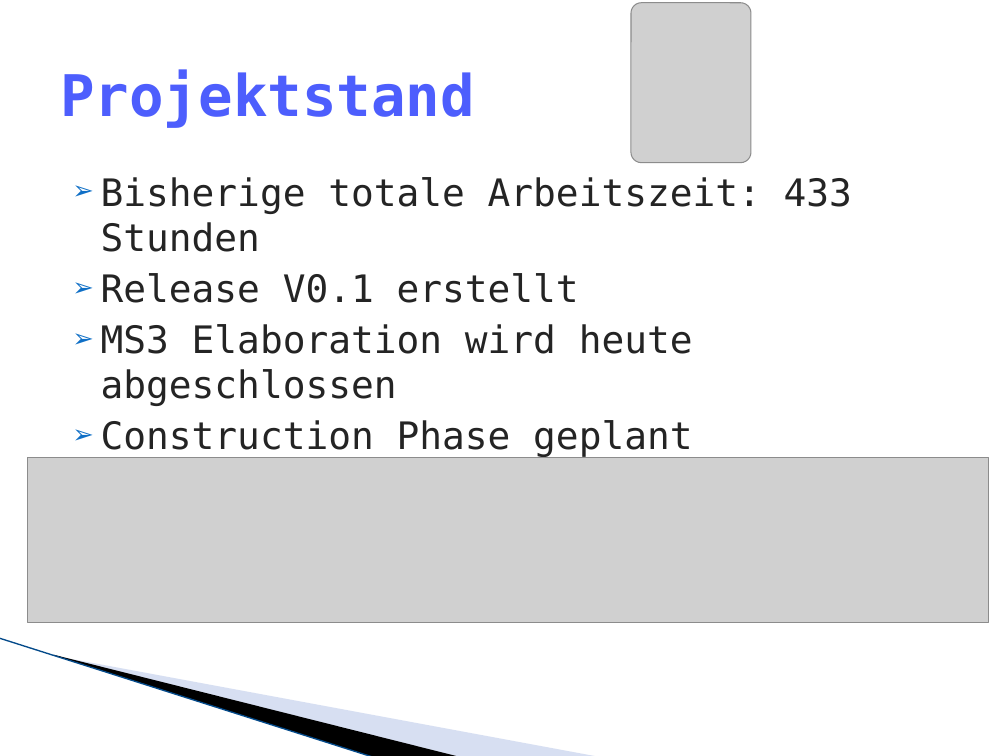
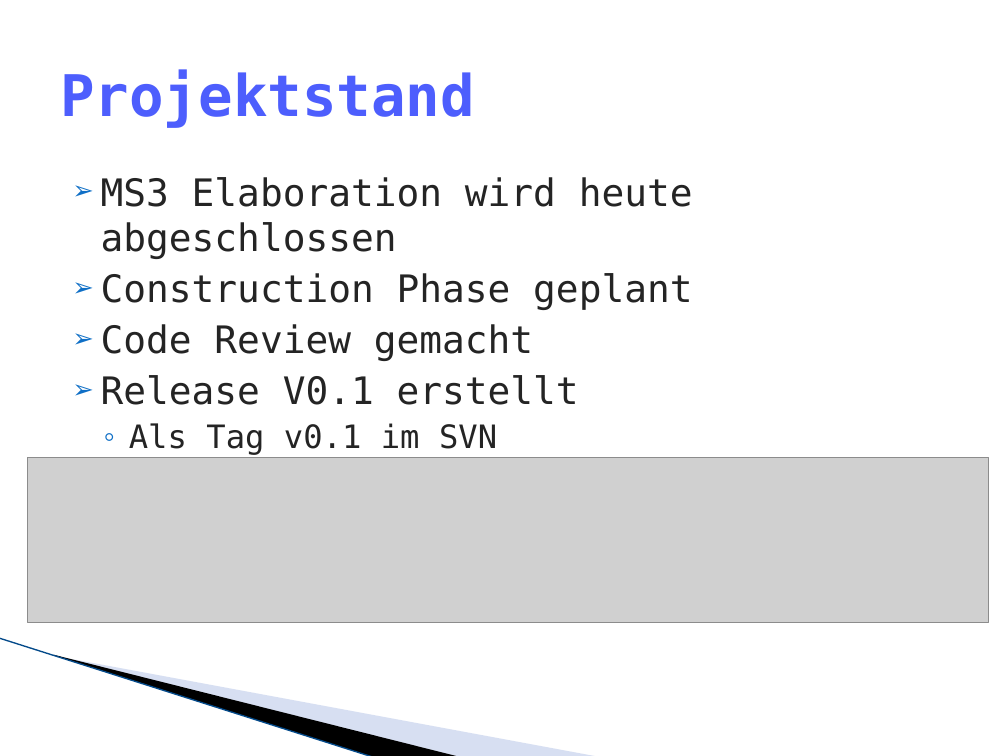
Before and after one commit to lukaselmer/hsr-mrt-software-engineering-2-project, a slide deck: slide 29 of doc/05_Design/praesentation.pptx (slide 22 before the commit). Drawn at 1008x756 pixels with LibreOffice and Linux fonts; fonts in the diff are those of the drawing; grey boxes stand for pictures; background and template pictures are left out. Boxes give left, top, right and bottom in pixels: in the first picture for what was removed or moved away, otherwise in the second. Text is boxed around its words. In the diff, an @@ line names an element or a change of style, - is before the commit and + after.

```diff
--- a/doc/05_Design/praesentation.pptx
+++ b/doc/05_Design/praesentation.pptx
@@ picture removed at (631, 3, 751, 163) @@
@@ text at (101, 177, 852, 303): paragraphs removed @@
-➢ Bisherige totale Arbeitszeit: 433 Stunden
-➢ Release V0.1 erstellt
@@ text at (101, 375, 579, 455): paragraphs added @@
+➢ Release V0.1 erstellt
+  ◦ Als Tag v0.1 im SVN
```
Also in this commit, not shown: 11 other slides changed, 9 slides added, 1 other file.
